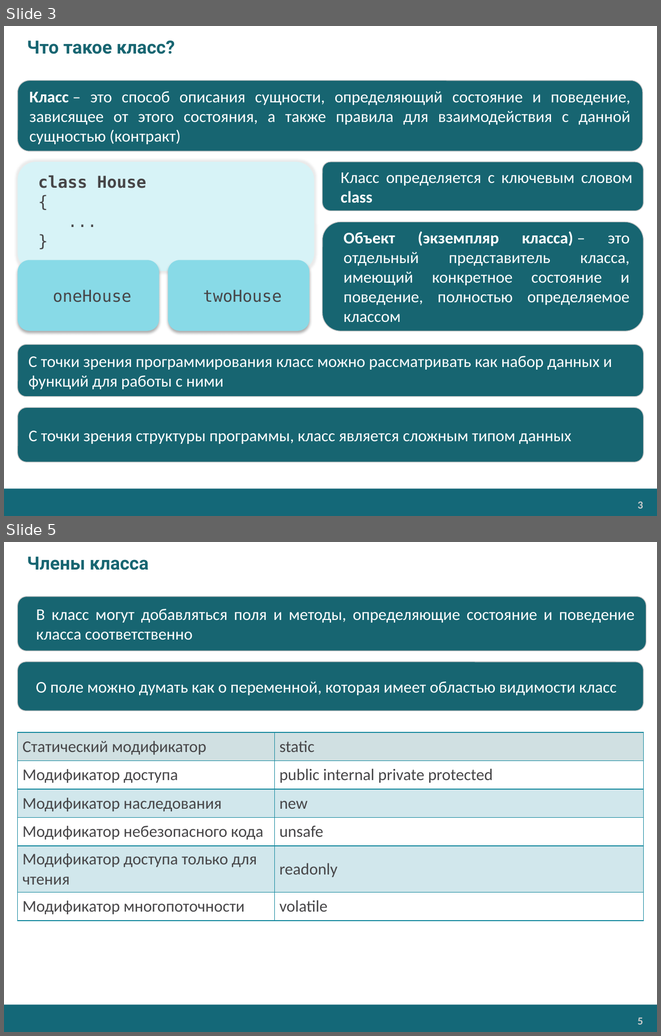
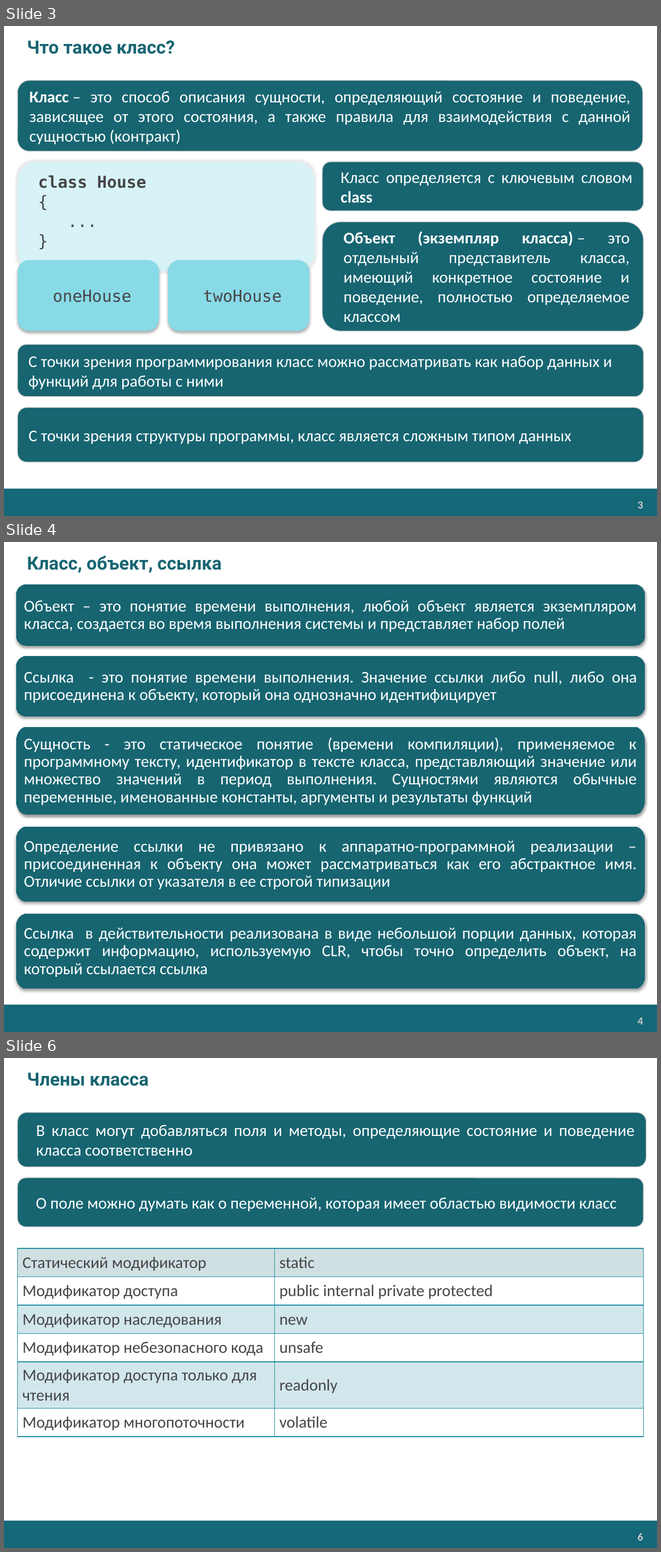
Before and after one commit to AnzhelikaKravchuk/.NET-Training, a slide deck: Presentations/Classes, Structs, Enums in C#.pptx. Shown one above the other, each under a label of ours: slides 3 and 5 before the commit, slides 3, 4 and 6 after it; the slides between them are not shown. The pictures are 661x1036 and 661x1552 pixels, drawn with LibreOffice and Linux fonts; fonts in the diff are those of the drawing; background and template pictures are left out. Boxes give left, top, right and bottom in pixels: in the first picture for what was removed or moved away, otherwise in the second. Text is boxed around its words. In the diff, an @@ line names an element or a change of style, - is before the commit and + after.

```diff
--- a/Presentations/Classes, Structs, Enums in C#.pptx
+++ b/Presentations/Classes, Structs, Enums in C#.pptx
@@ slide 4 added at (4,542,657,1032), background #FFFFFF; not listed: 2 template elements that a slide beside it also shows @@
@@ title added at (27,556,221,573), 20 pt, text #176571, bold @@
+Класс, объект, ссылка
@@ freeform shape added at (16,584,645,645), fill #176571, outline #176571 0.75 pt, 18 pt, text #FFFFFF @@
+Объект – это понятие времени выполнения, любой объект является экземпляром класса, создается во время выполнения системы и представляет набор полей
@@ freeform shape added at (16,656,645,716), fill #176571, outline #176571 0.75 pt, 18 pt, text #FFFFFF @@
+Ссылка - это понятие времени выполнения. Значение ссылки либо null, либо она присоединена к объекту, который она однозначно идентифицирует
@@ freeform shape added at (16,727,645,814), fill #176571, outline #176571 0.75 pt, 18 pt, text #FFFFFF @@
+Сущность - это статическое понятие (времени компиляции), применяемое к программному тексту, идентификатор в тексте класса, представляющий значение или множество значений в период выполнения. Сущностями являются обычные переменные, именованные константы, аргументы и результаты функций
@@ freeform shape added at (16,827,645,901), fill #176571, outline #176571 0.75 pt, 18 pt, text #FFFFFF @@
+Определение ссылки не привязано к аппаратно-программной реализации – присоединенная к объекту она может рассматриваться как его абстрактное имя. Отличие ссылки от указателя в ее строгой типизации
@@ freeform shape added at (16,914,645,988), fill #176571, outline #176571 0.75 pt, 18 pt, text #FFFFFF @@
+Ссылка в действительности реализована в виде небольшой порции данных, которая содержит информацию, используемую CLR, чтобы точно определить объект, на который ссылается ссылка
@@ what was slide 5 is now slide 6 @@
@@ page number at (637,1533,643,1540): text changed @@
-5
+6
```
Also in this commit, not shown: 3 slides changed, 1 other slide added, 8 other files.
